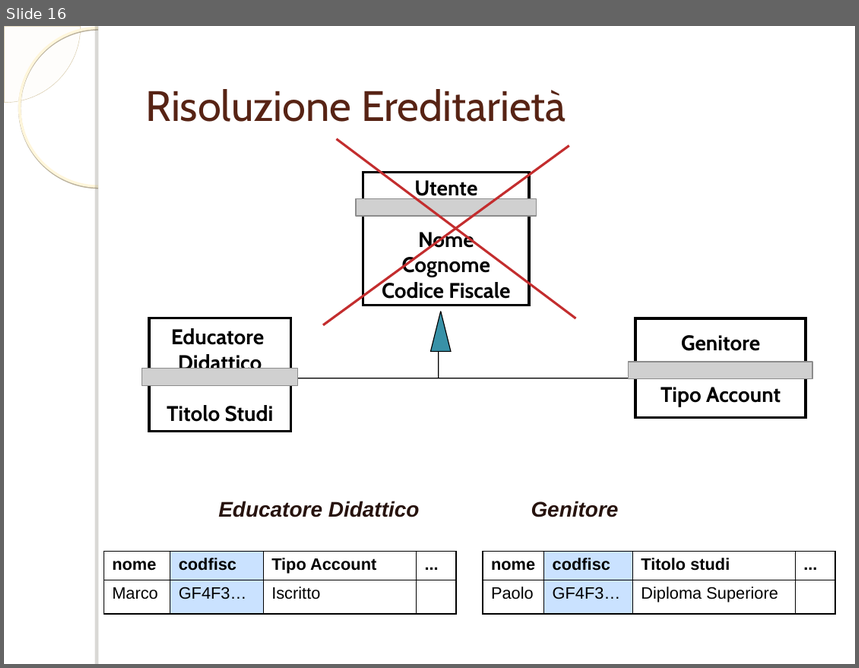
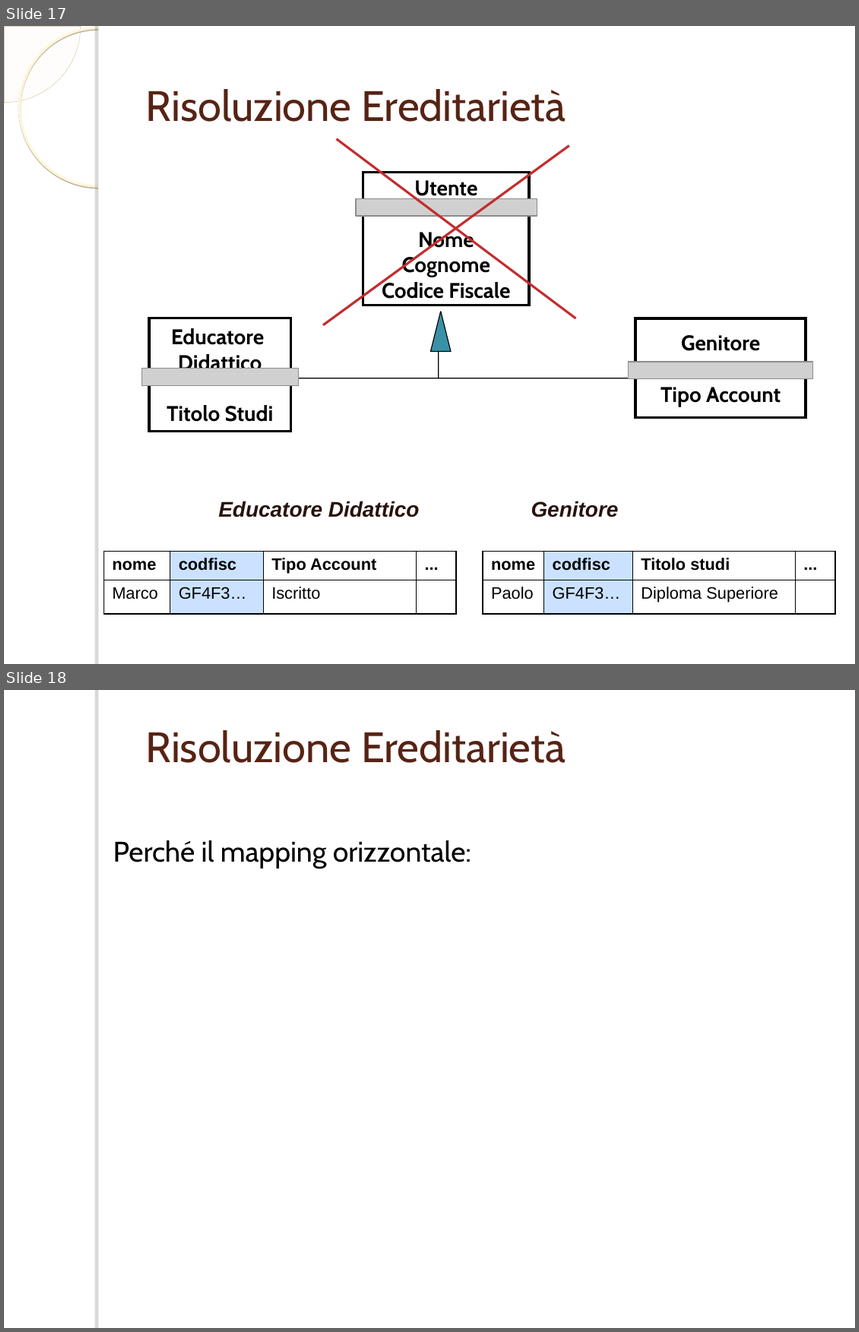
Before and after one commit to ammirate/at-silo, a slide deck: documenti_comuni/PresentazioneDB.ppt. Shown one above the other, each under a label of ours: slide 16 before the commit, slides 17 and 18 after it. The pictures are 859x668 and 859x1332 pixels, drawn with LibreOffice and Linux fonts; fonts in the diff are those of the drawing; grey boxes stand for pictures; background and template pictures are left out. Boxes give left, top, right and bottom in pixels: in the first picture for what was removed or moved away, otherwise in the second. Text is boxed around its words. In the diff, an @@ line names an element or a change of style, - is before the commit and + after.

```diff
--- a/documenti_comuni/PresentazioneDB.ppt
+++ b/documenti_comuni/PresentazioneDB.ppt
@@ slide 18 added at <box>4,690,855,1328</box>, background picture (left out); not listed: 1 template element that a slide beside it also shows @@
@@ text added at <box>146,730,566,763</box>, 36 pt, text #572314 @@
+Risoluzione Ereditarietà
@@ text added at <box>113,840,471,869</box>, 24 pt, text #000000 @@
+Perché il mapping orizzontale:
@@ what was slide 16 is now slide 17 @@
```
Also in this commit, not shown: 14 other slides changed, 2 other slides added, 1 slide removed.
